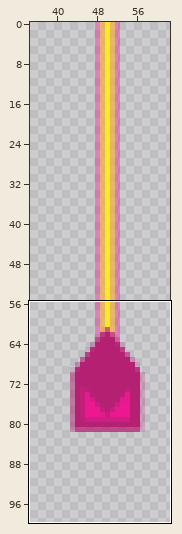
A sprite sheet gets an edit: Images_v2/Board_Elements/laser.png. The first picture is a wide view before the edit; the outline marks the close-up.
Close-up. The starting point:
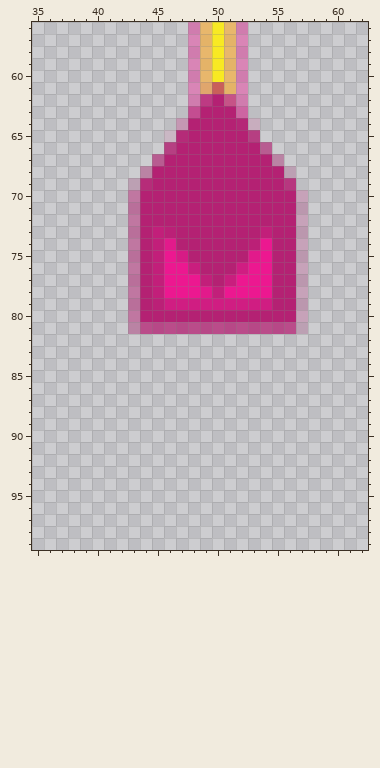
The file is 100x100 pixels. Pixels under 10% opacity are left out. Colours within 5 levels of each other are drawn and written as one. Shown: x 35..62, y 56..99. The wide view leaves out empty margins.
The same view after the edit:
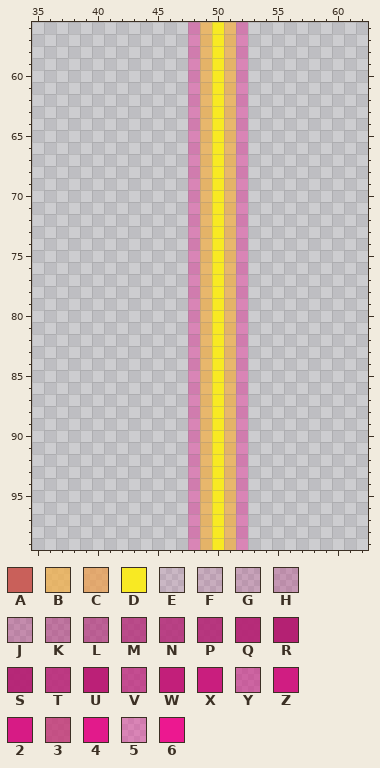
Palette (. is transparent): A #c9605a  B #f4ae42b3  C #ee9c49b3  D #f8e923  E #b4217320  F #b4217330  G #b4217340  H #b4217350  J #b4217360  K #b4217380  L #b421739f  M #b42173bf  N #b42173cf  P #b42173df  Q #b42173ef  R #b42173  S #b52174f5  T #ba2076d9  U #bb2077  V #c11f7abc  W #c21f7a  X #c91e7e  Y #cd1d8196  Z #d01d82  2 #d71b85  3 #c43072c6  4 #e21a8b  5 #ea199066  6 #ec1890
Change:
There is now colour 5 in rows 82 to 99 at x 48 and 52.
The edit turns colour 6 into colour 5 in rows 77 to 78 at x 48 and 52.
The edit turns colour M into colour 5 in row 81 at x 48 and 52.
The edit turns colour R into colour 5 in row 64 at x 48; in rows 65 to 75 at x 48 and 52; in row 80 at x 48 and 52.
The edit turns colour S into colour 5 in row 64 at x 52.
The edit turns colour V into colour 5 in row 63 at x 48.
The edit turns colour X into colour 5 in row 76 at x 48.
The edit turns colour Y into colour 5 in row 63 at x 52.
The edit turns colour Z into colour 5 in row 76 at x 52; in row 79 at x 48 and 52.
There is now colour B in rows 82 to 99 at x 49 and 51.
The edit turns colour 3 into colour B in row 62 at x 51.
The edit turns colour 4 into colour B in row 78 at x 49.
The edit turns colour 6 into colour B in row 78 at x 51.
The edit turns colour C into colour B in row 61 at x 49.
The edit turns colour M into colour B in row 81 at x 49 and 51.
The edit turns colour R into colour B in rows 63 to 76 at x 49 and 51; in row 80 at x 49 and 51.
The edit turns colour T into colour B in row 62 at x 49.
The edit turns colour W into colour B in row 77 at x 49.
The edit turns colour X into colour B in row 77 at x 51.
The edit turns colour Z into colour B in row 79 at x 49 and 51.
There is now colour D in rows 82 to 99 at x 50.
The edit turns colour A into colour D in row 61 at x 50.
The edit turns colour M into colour D in row 81 at x 50.
The edit turns colour R into colour D in rows 62 to 77 at x 50; in row 80 at x 50.
The edit turns colour W into colour D in row 78 at x 50.
The edit turns colour Z into colour D in row 79 at x 50.
Colour 2 is removed in row 75 at x 47.
Colour 4 is removed in row 74 at x 46; in row 75 at x 53.
Colour 6 is removed in row 74 at x 54; in row 75 at x 46 and 54; in rows 76 to 78 at x 46 to 47 and 53 to 54.
Colour E is removed in row 65 at x 46.
Colour F is removed in row 64 at x 53; in row 68 at x 56; in row 69 at x 43; in row 81 at x 57.
Colour G is removed in rows 70 to 80 at x 57.
Colour H is removed in row 64 at x 47.
Colour J is removed in row 67 at x 55; in row 68 at x 44; in row 81 at x 43.
Colour K is removed in rows 70 to 80 at x 43.
Colour L is removed in row 66 at x 54; in row 67 at x 45.
Colour M is removed in row 81 at x 44 to 47 and 53 to 56.
Colour N is removed in row 65 at x 53; in row 66 at x 46.
Colour P is removed in row 69 at x 56.
Colour Q is removed in row 65 at x 47; in row 69 at x 44.
Colour R is removed in row 66 at x 47 and 53; in row 67 at x 46 to 47 and 53 to 54; in rows 68 to 69 at x 45 to 47 and 53 to 55; in rows 70 to 72 at x 44 to 47 and 53 to 56; in row 73 at x 44, 47, 53 and 55 to 56; in row 74 at x 44, 47 and 55 to 56.
Colour R is removed in rows 75 to 79 at x 44 and 55 to 56; in row 80 at x 44 to 47 and 53 to 56.
Colour U is removed in row 73 at x 46; in row 74 at x 53; in row 79 at x 45.
Colour W is removed in row 73 at x 45 and 54; in rows 74 to 78 at x 45.
Colour Z is removed in row 79 at x 46 to 47 and 53 to 54.
Pixel boxes of the changes (left, top, right, bottom) in both close-ups:
changed: (128, 82, 308, 550)
